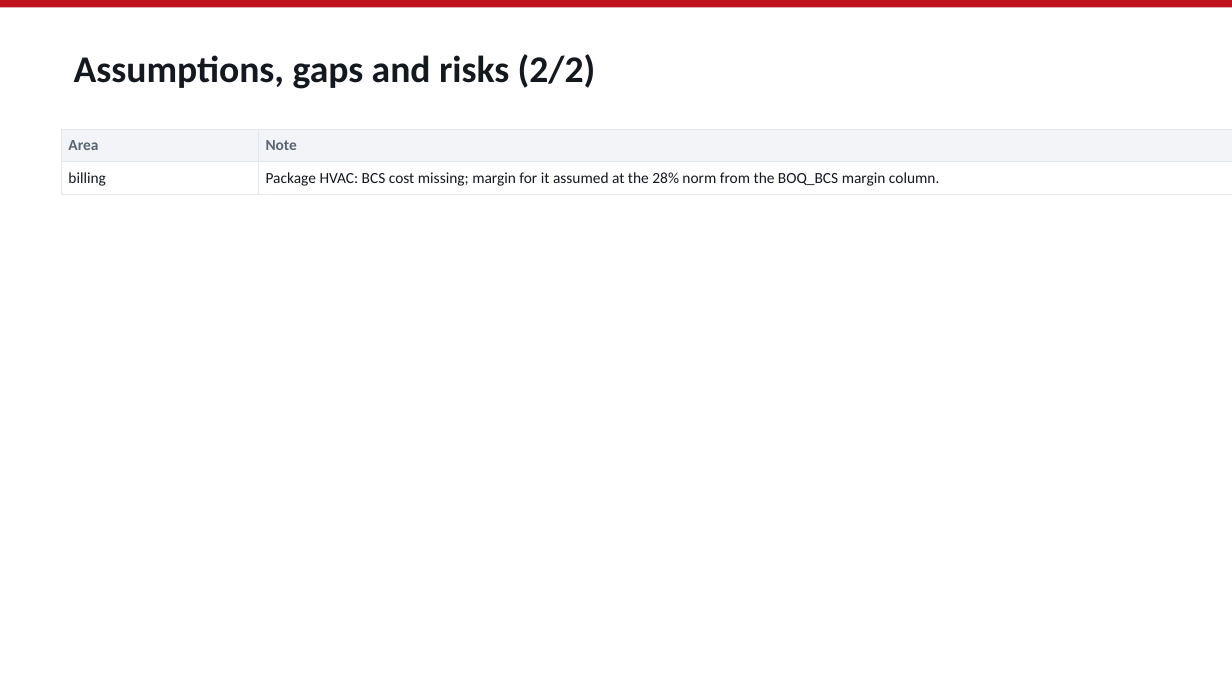
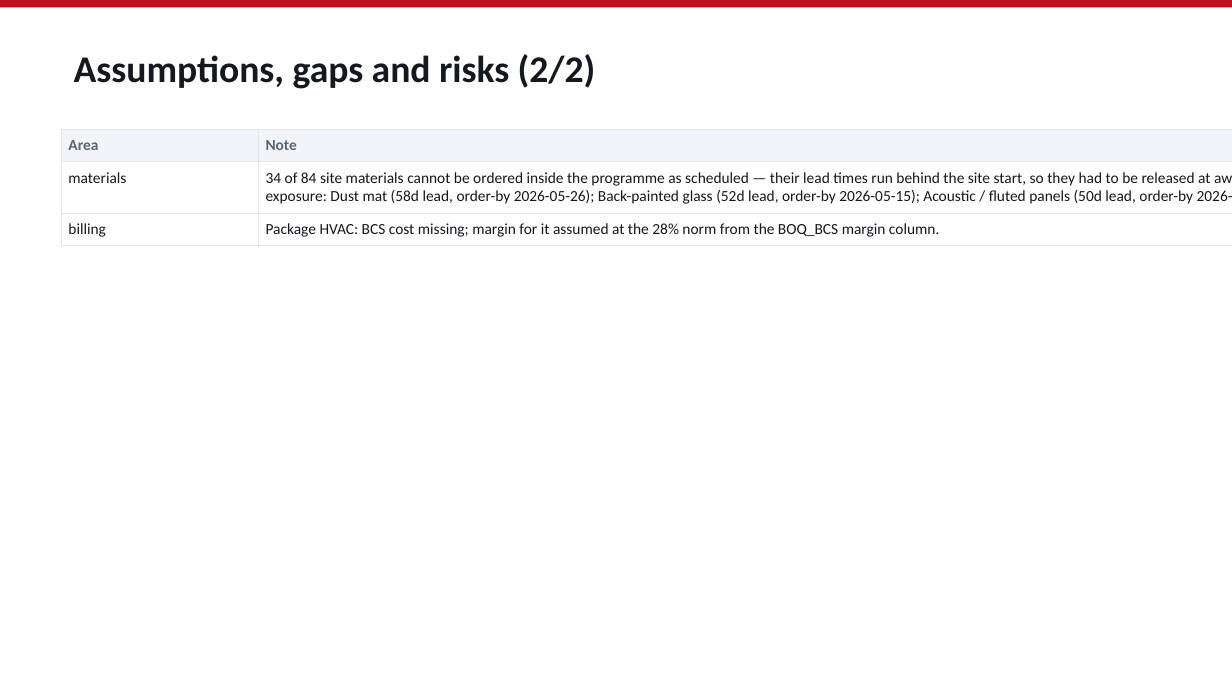
Before and after one commit to aayushdhoot/Planning-Engine, a slide deck: slide 44 of sample-output/skf-pune-internal-deck.pptx (slide 37 before the commit). Drawn at 1232x693 pixels with LibreOffice and Linux fonts; fonts in the diff are those of the drawing. Boxes give left, top, right and bottom in pixels: in the first picture for what was removed or moved away, otherwise in the second. Text is boxed around its words. In the diff, an @@ line names an element or a change of style, - is before the commit and + after.

```diff
--- a/sample-output/skf-pune-internal-deck.pptx
+++ b/sample-output/skf-pune-internal-deck.pptx
@@ table at (62,129,1232,253) @@
+row 2: materials | 34 of 84 site materials cannot be ordered inside the programme as scheduled — their lead times run behind the site start, so they had to be released at award. Longest exposure: Dust mat (58d lead, order-by 2026-05-26); Back-painted glass (52d lead, order-by 2026-05-15); Acoustic / fluted panels (50d lead, order-by 2026-05-15). | internal only
```
Also in this commit, not shown: 7 slides added, 35 other files.
